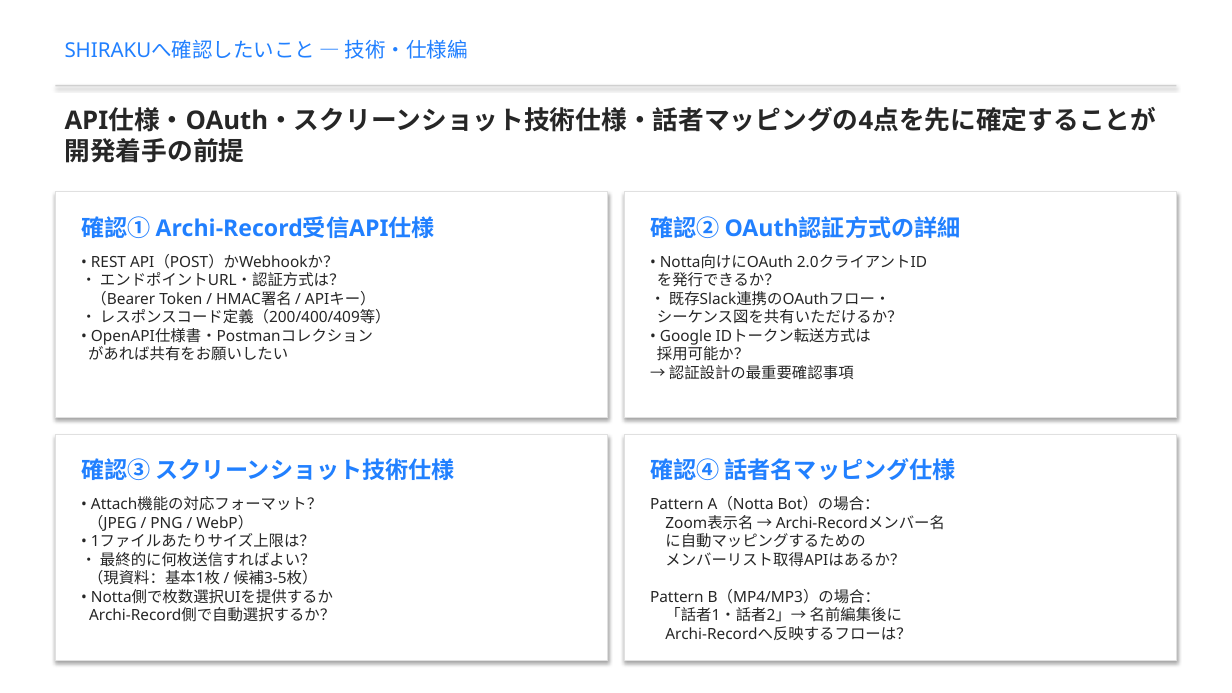
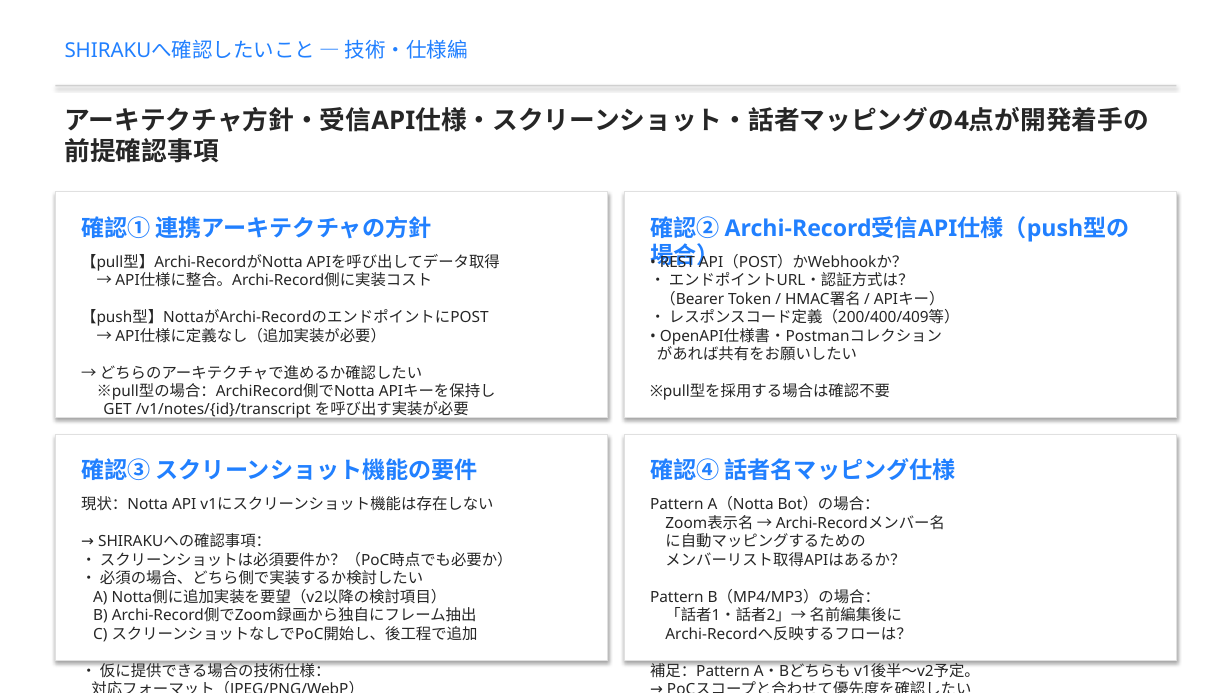
Before and after one commit to hideakikawano-beep/pptCreate, a slide deck: slide 5 of shiraku_notta_api_discussion_presentation.pptx. Drawn at 1232x693 pixels with LibreOffice and Linux fonts; fonts in the diff are those of the drawing. Boxes give left, top, right and bottom in pixels: in the first picture for what was removed or moved away, otherwise in the second. Text is boxed around its words. In the diff, an @@ line names an element or a change of style, - is before the commit and + after.

```diff
--- a/shiraku_notta_api_discussion_presentation.pptx
+++ b/shiraku_notta_api_discussion_presentation.pptx
@@ text at box(65, 107, 1149, 132): text changed @@
-API仕様・OAuth・スクリーンショット技術仕様・話者マッピングの4点を先に確定することが開発着手の前提
+アーキテクチャ方針・受信API仕様・スクリーンショット・話者マッピングの4点が開発着手の前提確認事項
@@ text at box(81, 216, 432, 239): text changed @@
-確認① Archi-Record受信API仕様
+確認① 連携アーキテクチャの方針
@@ text at box(650, 216, 1130, 241): text changed @@
-確認② OAuth認証方式の詳細
+確認② Archi-Record受信API仕様（push型の場合）
@@ text at box(81, 254, 500, 475): text changed @@
-• REST API（POST）かWebhookか？
-• エンドポイントURL・認証方式は？
-（Bearer Token / HMAC署名 / APIキー）
-• レスポンスコード定義（200/400/409等）
-• OpenAPI仕様書・Postmanコレクション
-があれば共有をお願いしたい
+【pull型】Archi-RecordがNotta APIを呼び出してデータ取得
+→ API仕様に整合。Archi-Record側に実装コスト
+【push型】NottaがArchi-RecordのエンドポイントにPOST
+→ API仕様に定義なし（追加実装が必要）
+→ どちらのアーキテクチャで進めるか確認したい
+※pull型の場合：ArchiRecord側でNotta APIキーを保持し
+GET /v1/notes/{id}/transcript を呼び出す実装が必要
+関連：メタデータ（archi_record_project_id）による
+ノート↔プロジェクト紐づけ方式に合意いただけるか？
@@ text at box(650, 253, 960, 400): text changed @@
-• Notta向けにOAuth 2.0クライアントID
-を発行できるか？
-• 既存Slack連携のOAuthフロー・
-シーケンス図を共有いただけるか？
-• Google IDトークン転送方式は
-採用可能か？
-→ 認証設計の最重要確認事項
+• REST API（POST）かWebhookか？
+• エンドポイントURL・認証方式は？
+（Bearer Token / HMAC署名 / APIキー）
+• レスポンスコード定義（200/400/409等）
+• OpenAPI仕様書・Postmanコレクション
+があれば共有をお願いしたい
+※pull型を採用する場合は確認不要
@@ text at box(81, 458, 478, 480): text changed @@
-確認③ スクリーンショット技術仕様
+確認③ スクリーンショット機能の要件
@@ text at box(81, 496, 513, 677): text changed @@
-• Attach機能の対応フォーマット？
-（JPEG / PNG / WebP）
-• 1ファイルあたりサイズ上限は？
-• 最終的に何枚送信すればよい？
-（現資料：基本1枚 / 候補3-5枚）
-• Notta側で枚数選択UIを提供するか
-Archi-Record側で自動選択するか？
+現状：Notta API v1にスクリーンショット機能は存在しない
+→ SHIRAKUへの確認事項：
+• スクリーンショットは必須要件か？（PoC時点でも必要か）
+• 必須の場合、どちら側で実装するか検討したい
+A) Notta側に追加実装を要望（v2以降の検討項目）
+B) Archi-Record側でZoom録画から独自にフレーム抽出
+C) スクリーンショットなしでPoC開始し、後工程で追加
+• 仮に提供できる場合の技術仕様：
+対応フォーマット（JPEG/PNG/WebP）
+1ファイルあたりサイズ上限
+1会議あたりの想定枚数
@@ text at box(650, 496, 980, 677): text changed @@
-Pattern A（Notta Bot）の場合：
-Zoom表示名 → Archi-Recordメンバー名
-に自動マッピングするための
-メンバーリスト取得APIはあるか？
-Pattern B（MP4/MP3）の場合：
-「話者1・話者2」→ 名前編集後に
-Archi-Recordへ反映するフローは？
+Pattern A（Notta Bot）の場合：
+Zoom表示名 → Archi-Recordメンバー名
+に自動マッピングするための
+メンバーリスト取得APIはあるか？
+Pattern B（MP4/MP3）の場合：
+「話者1・話者2」→ 名前編集後に
+Archi-Recordへ反映するフローは？
+補足：Pattern A・Bどちらも v1後半〜v2予定。
+→ PoCスコープと合わせて優先度を確認したい
```
Also in this commit, not shown: 5 other slides changed, 1 other file.
